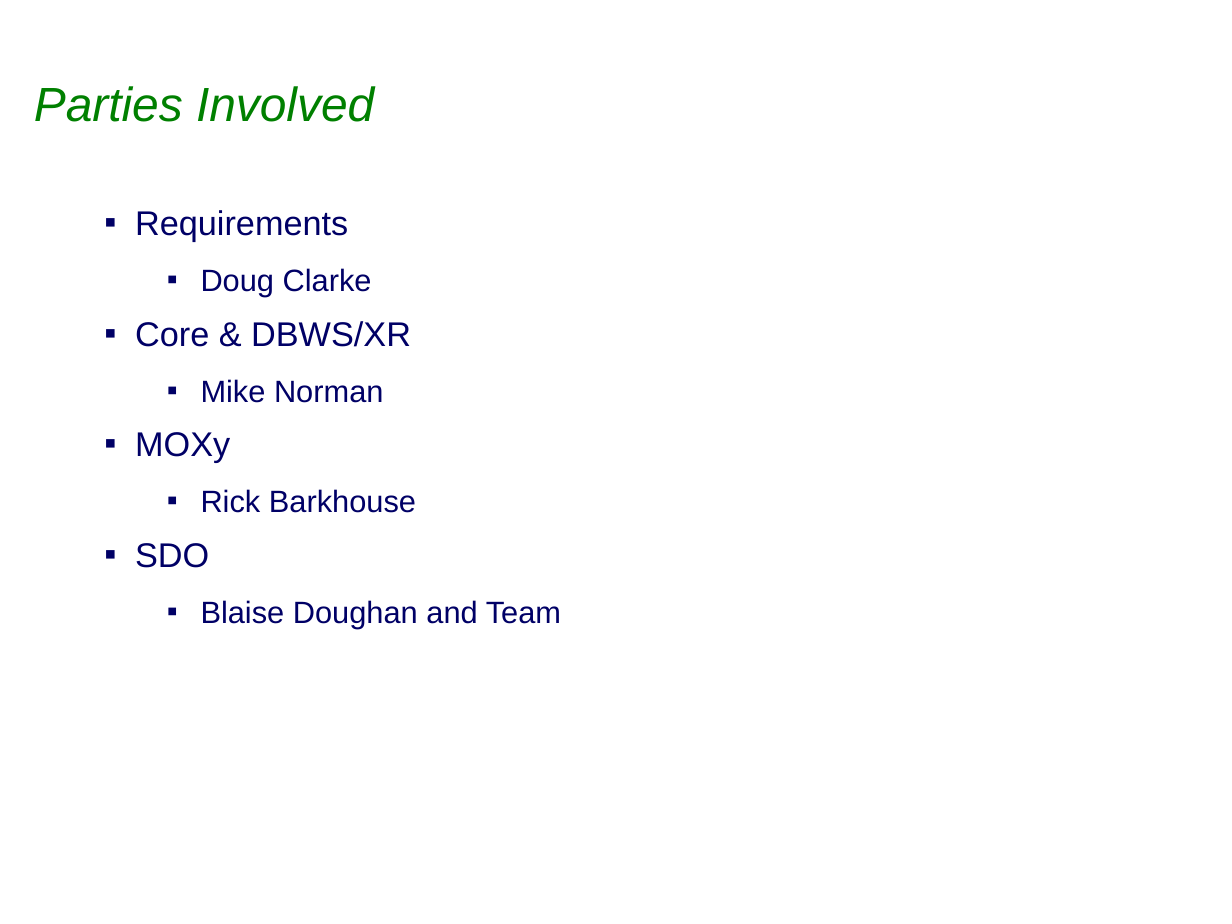
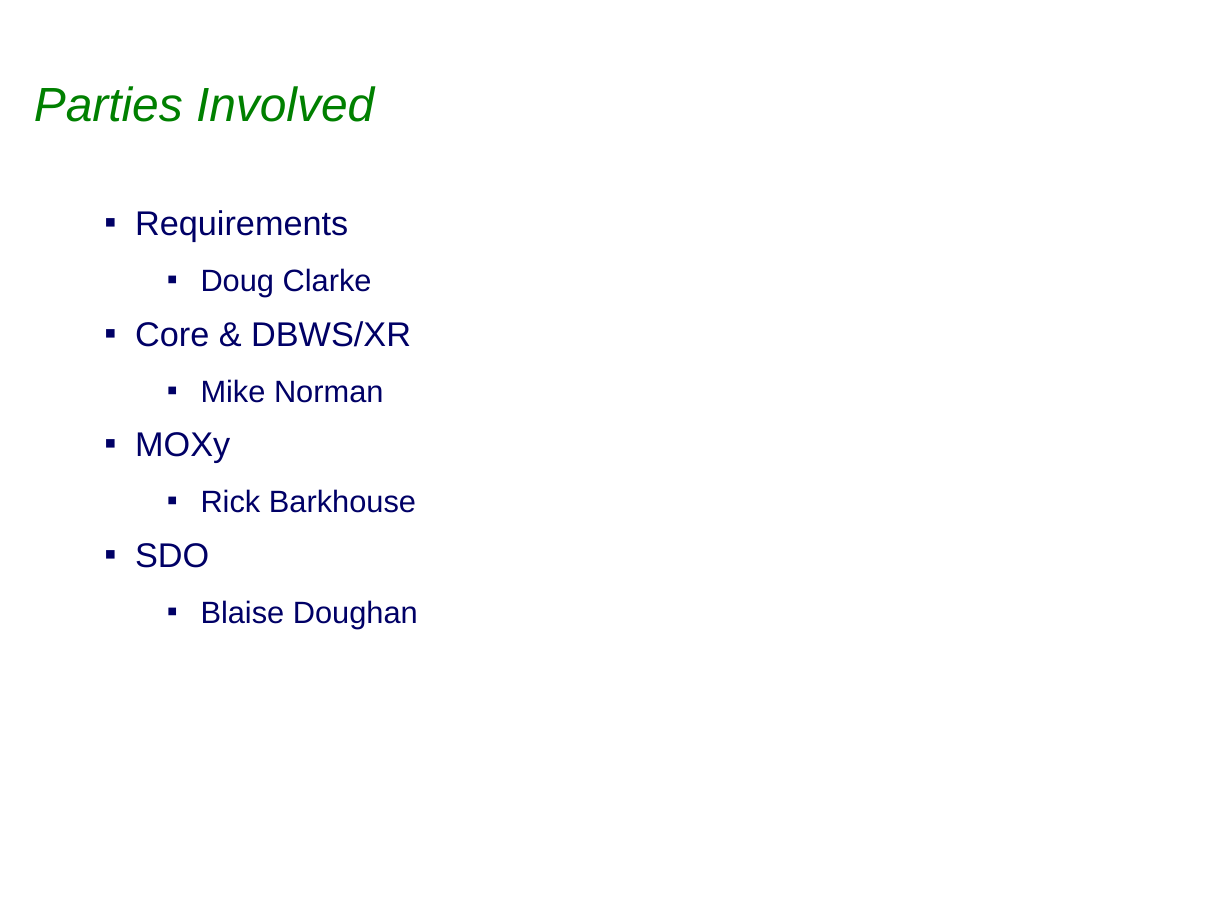
Before and after one commit to sabineheider/incubator, a slide deck: slide 3 of summit-2010/Dynamic Persistence.ppt. Drawn at 1232x924 pixels with LibreOffice and Linux fonts; fonts in the diff are those of the drawing; background and template pictures are left out. Boxes give left, top, right and bottom in pixels: in the first picture for what was removed or moved away, otherwise in the second. Text is boxed around its words. In the diff, an @@ line names an element or a change of style, - is before the commit and + after.

```diff
--- a/summit-2010/Dynamic Persistence.ppt
+++ b/summit-2010/Dynamic Persistence.ppt
@@ text at [201,600,418,628]: text changed @@
-  ▪ Blaise Doughan and Team
+  ▪ Blaise Doughan
```
Also in this commit, not shown: 1 other slide changed, 2 slides removed.
